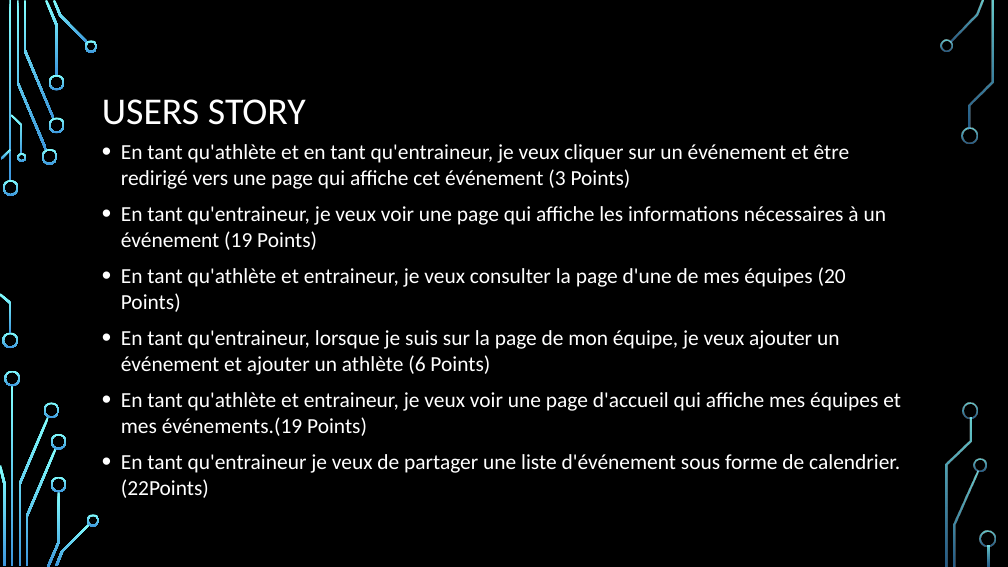
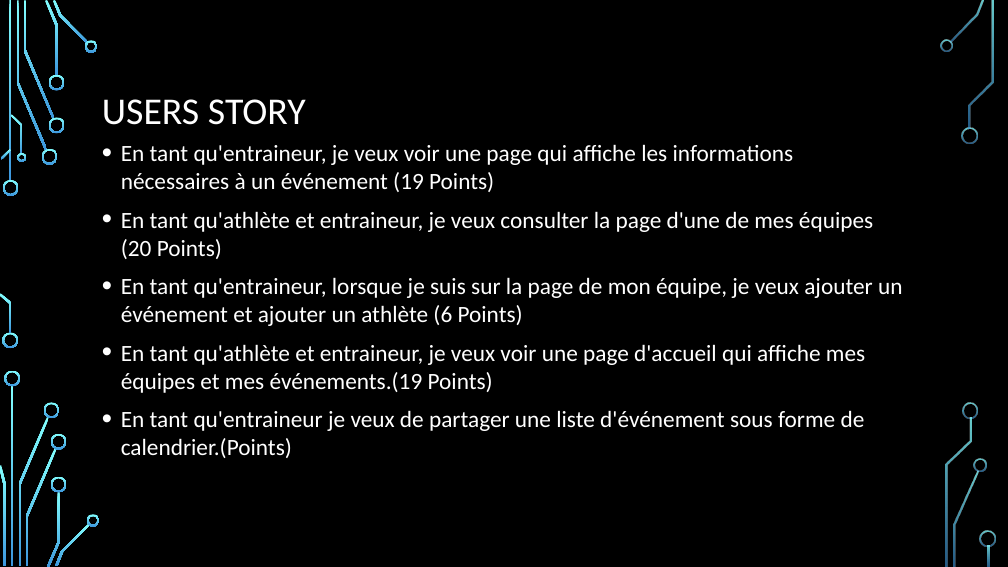
Before and after one commit to DFC-Informatique-Cegep-de-Sainte-Foy/GestionEquipesSportives, a slide deck: slide 2 of Documentation/Revue 3/Presentation_Revue_3.pptx. Drawn at 1008x567 pixels with LibreOffice and Linux fonts; fonts in the diff are those of the drawing; background and template pictures are left out. Boxes give left, top, right and bottom in pixels: in the first picture for what was removed or moved away, otherwise in the second. Text is boxed around its words. In the diff, an @@ line names an element or a change of style, - is before the commit and + after.

```diff
--- a/Documentation/Revue 3/Presentation_Revue_3.pptx
+++ b/Documentation/Revue 3/Presentation_Revue_3.pptx
@@ text at box(121, 144, 850, 189): paragraph removed @@
-• En tant qu'athlète et en tant qu'entraineur, je veux cliquer sur un événement et être redirigé vers une page qui affiche cet événement (3 Points)
@@ text at box(121, 144, 902, 393): size 20.4 to 22.2 pt in "En tant qu'entraineur, je veux voir une ...", "En tant qu'athlète et entraineur, je veux ...", "En tant qu'entraineur, lorsque je suis sur ...", "En tant qu'athlète et entraineur, je veux ..." @@
@@ text at box(121, 410, 865, 458): text changed; size 20.4 to 22.2 pt @@
-• En tant qu'entraineur je veux de partager une liste d'événement sous forme de calendrier.(22Points)
+• En tant qu'entraineur je veux de partager une liste d'événement sous forme de calendrier.(Points)
```
Also in this commit, not shown: 8 other slides changed, 3 slides removed.
